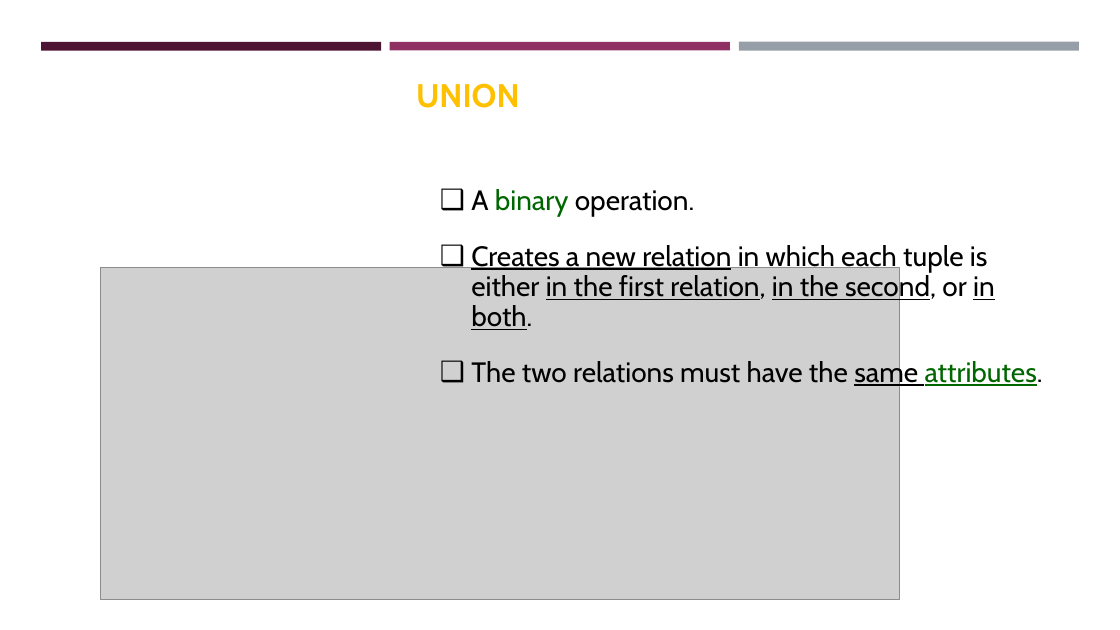
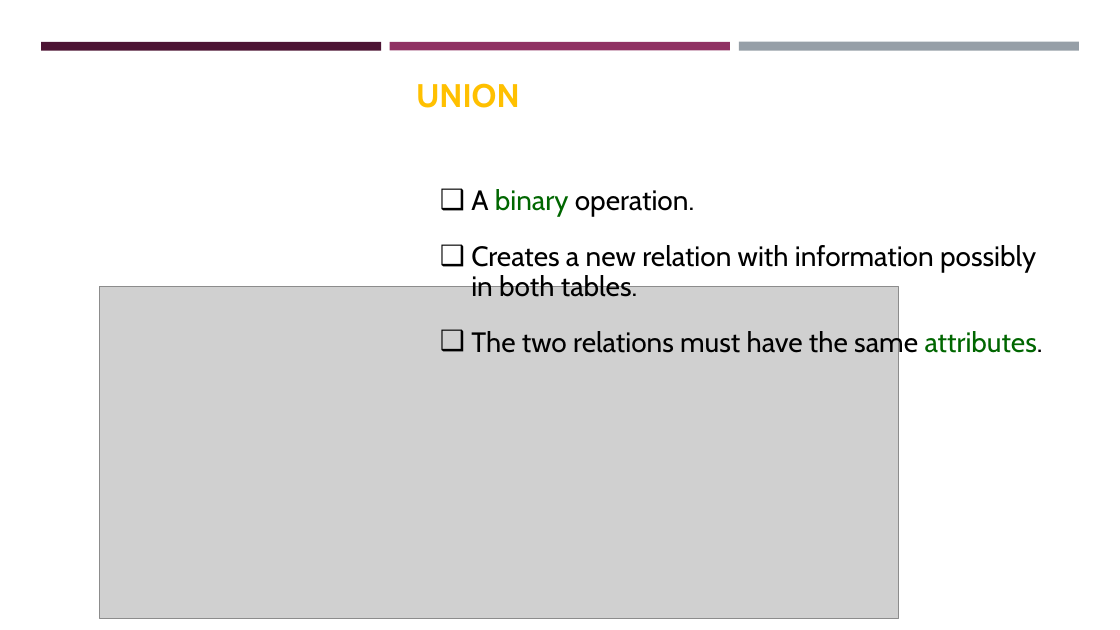
Before and after one commit to pengdsci/STA490, a slide deck: slide 16 of w06/sql/w10-STA321Relational-Database-SQL-Clauses.pptx (slide 14 before the commit). Drawn at 1120x630 pixels with LibreOffice and Linux fonts; fonts in the diff are those of the drawing; grey boxes stand for pictures; background and template pictures are left out. Boxes give left, top, right and bottom in pixels: in the first picture for what was removed or moved away, otherwise in the second. Text is boxed around its words. In the diff, an @@ line names an element or a change of style, - is before the commit and + after.

```diff
--- a/w06/sql/w10-STA321Relational-Database-SQL-Clauses.pptx
+++ b/w06/sql/w10-STA321Relational-Database-SQL-Clauses.pptx
@@ text at [471,245,1036,297]: text changed @@
-❑ Creates a new relation in which each tuple is either in the first relation, in the second, or in both.
+❑ Creates a new relation with information possibly in both tables.
@@ picture: place and size @@
-picture at [100,268,900,600]
+picture at [99,287,899,618]
@@ text at [471,328,1043,358]: underline off in "same attributes." @@
```
Also in this commit, not shown: 13 other slides changed, 2 slides added.
